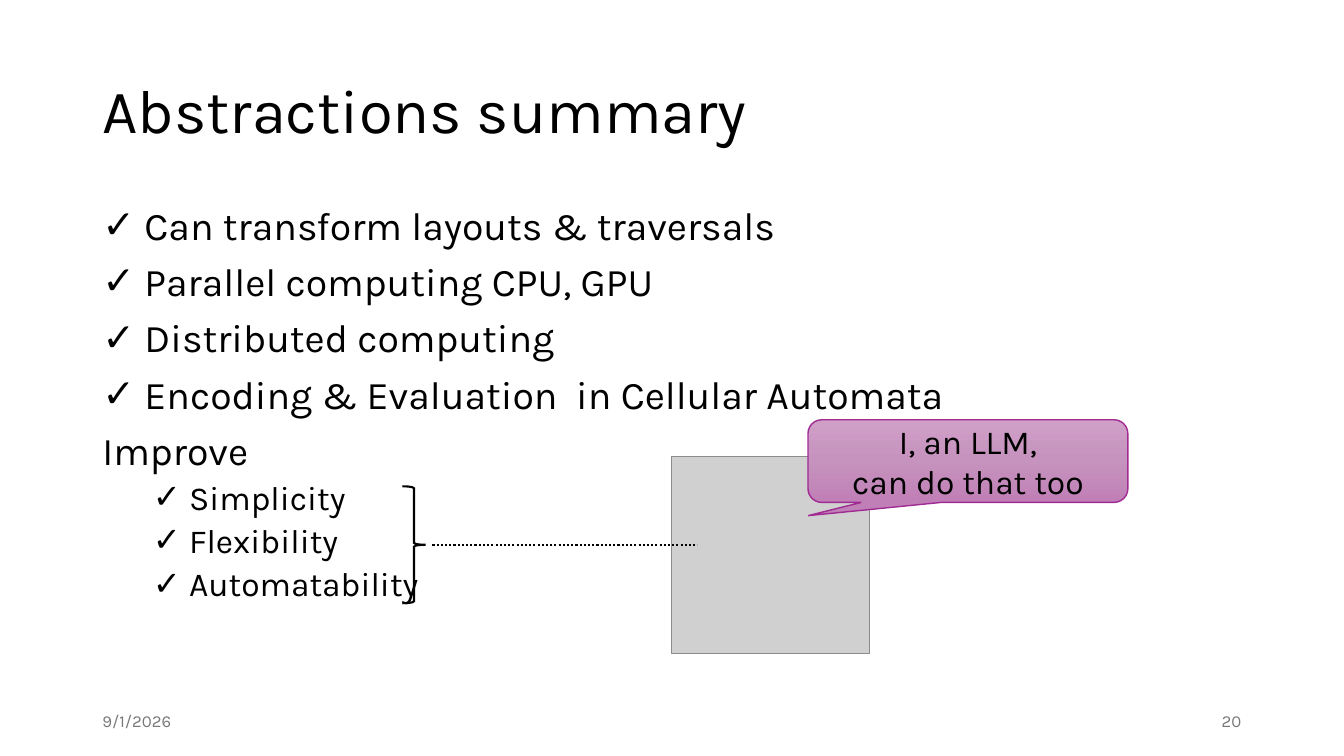
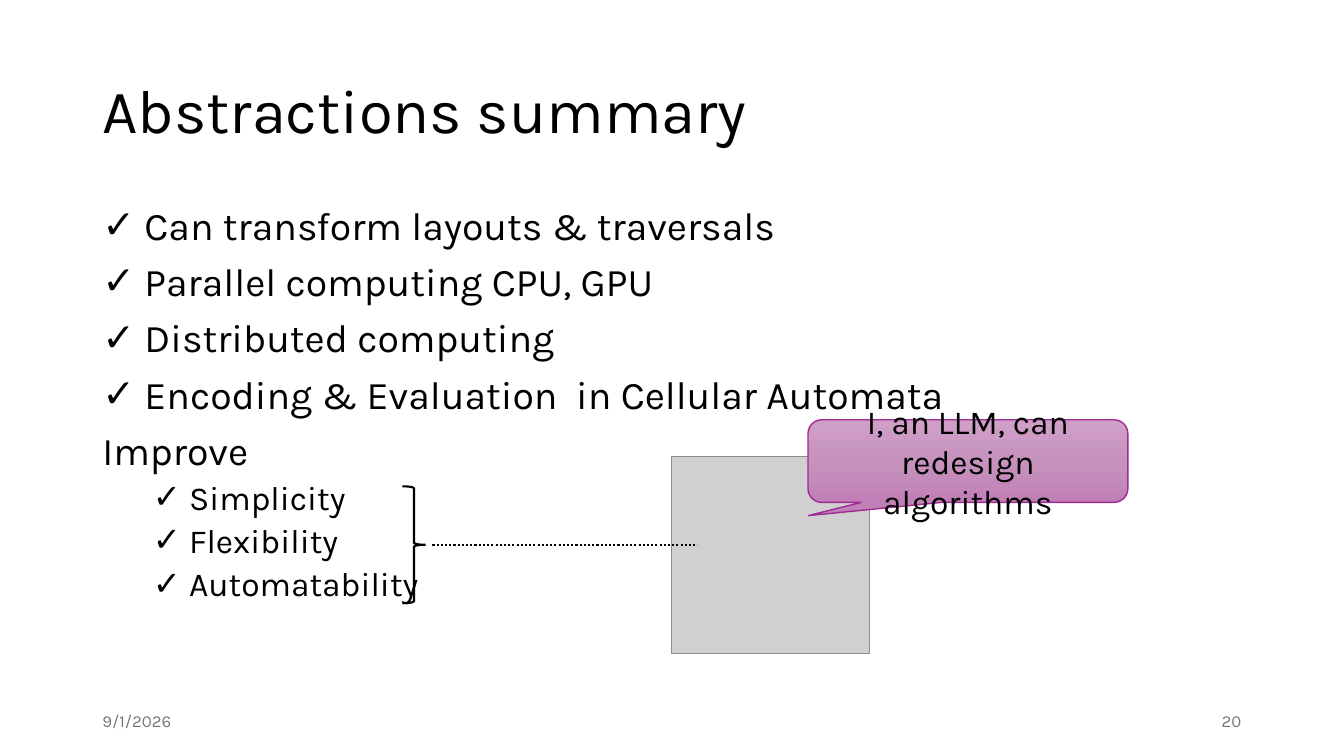
Before and after one commit to jiriklepl/phd-thesis, a slide deck: slide 20 of slides/Optimizing Memory Layouts and Traversal Orders in High-Performance Computing.pptx. Drawn at 1344x756 pixels with LibreOffice and Linux fonts; fonts in the diff are those of the drawing; grey boxes stand for pictures. Boxes give left, top, right and bottom in pixels: in the first picture for what was removed or moved away, otherwise in the second. Text is boxed around its words. In the diff, an @@ line names an element or a change of style, - is before the commit and + after.

```diff
--- a/slides/Optimizing Memory Layouts and Traversal Orders in High-Performance Computing.pptx
+++ b/slides/Optimizing Memory Layouts and Traversal Orders in High-Performance Computing.pptx
@@ text in rounded speech box at <box>867,404,1069,523</box>: text changed @@
-I, an LLM,
-can do that too
+I, an LLM, can redesign algorithms
```
Also in this commit, not shown: 9 other slides changed, 1 slide removed.
